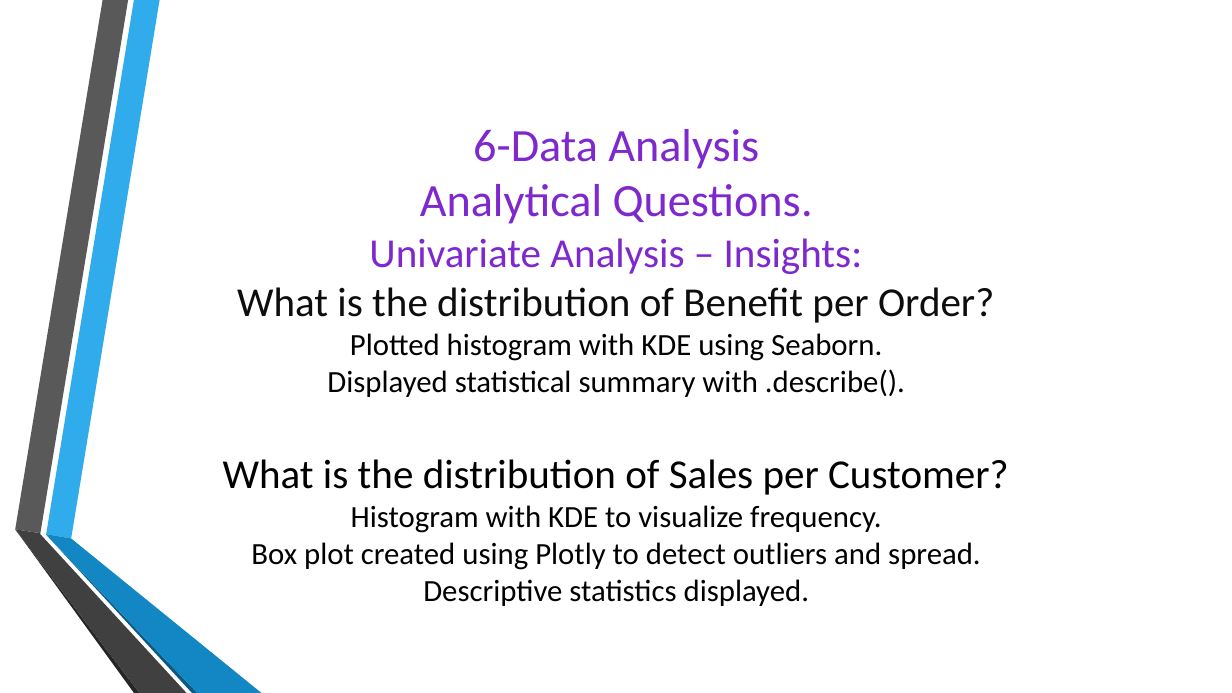
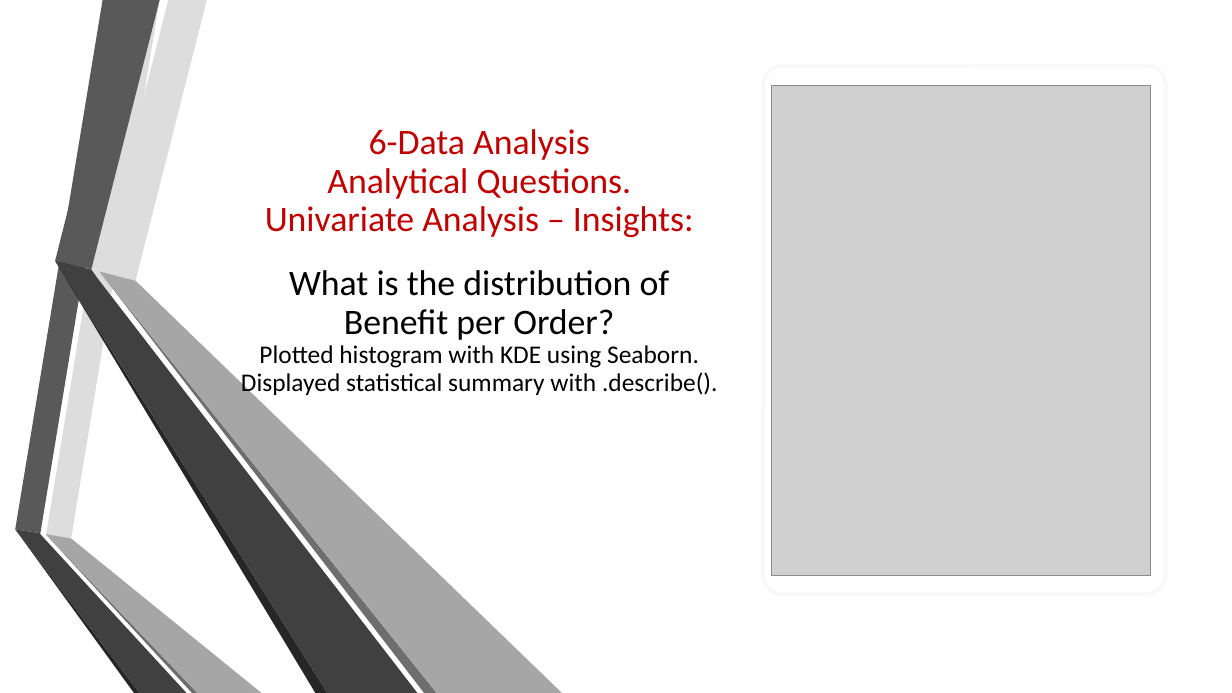
Before and after one commit to mariam530/supply-chain-project, a slide deck: slide 18 of New Microsoft PowerPoint Presentation.pptx. Drawn at 1232x693 pixels with LibreOffice and Linux fonts; fonts in the diff are those of the drawing; grey boxes stand for pictures; background and template pictures are left out. Boxes give left, top, right and bottom in pixels: in the first picture for what was removed or moved away, otherwise in the second. Text is boxed around its words. In the diff, an @@ line names an element or a change of style, - is before the commit and + after.

```diff
--- a/New Microsoft PowerPoint Presentation.pptx
+++ b/New Microsoft PowerPoint Presentation.pptx
@@ freeform shape at (46, 0, 160, 539): fill #30ACEC to #DDDDDD @@
@@ title "6-Data Analysis Analytical Questions. Univariate ..." at (241, 129, 718, 397): vertical alignment middle to bottom @@
@@ rounded rectangle added at (763, 66, 1165, 594), fill #FFFFFF, outline #BABABA 3 pt @@
@@ picture added at (772, 86, 1151, 576) @@
@@ title at (241, 129, 718, 397): text changed; size 24 to 27.9 pt @@
-6-Data Analysis
-Analytical Questions.
-Univariate Analysis – Insights:
-What is the distribution of Benefit per Order?
-Plotted histogram with KDE using Seaborn.
-Displayed statistical summary with .describe().
-What is the distribution of Sales per Customer?
-Histogram with KDE to visualize frequency.
-Box plot created using Plotly to detect outliers and spread.
-Descriptive statistics displayed.
+6-Data Analysis
+Analytical Questions.
+Univariate Analysis – Insights:
+What is the distribution of Benefit per Order?
+Plotted histogram with KDE using Seaborn.
+Displayed statistical summary with .describe().
@@ group added at (55, 0, 563, 693): 6 freeform shapes @@
@@ freeform shape at (46, 535, 198, 693): fill #0C5A82 to #6E6E6E @@
@@ freeform shape at (46, 534, 262, 693): fill #1287C3 to #A6A6A6 @@
```
Also in this commit, not shown: 33 other slides changed, 5 slides added.
